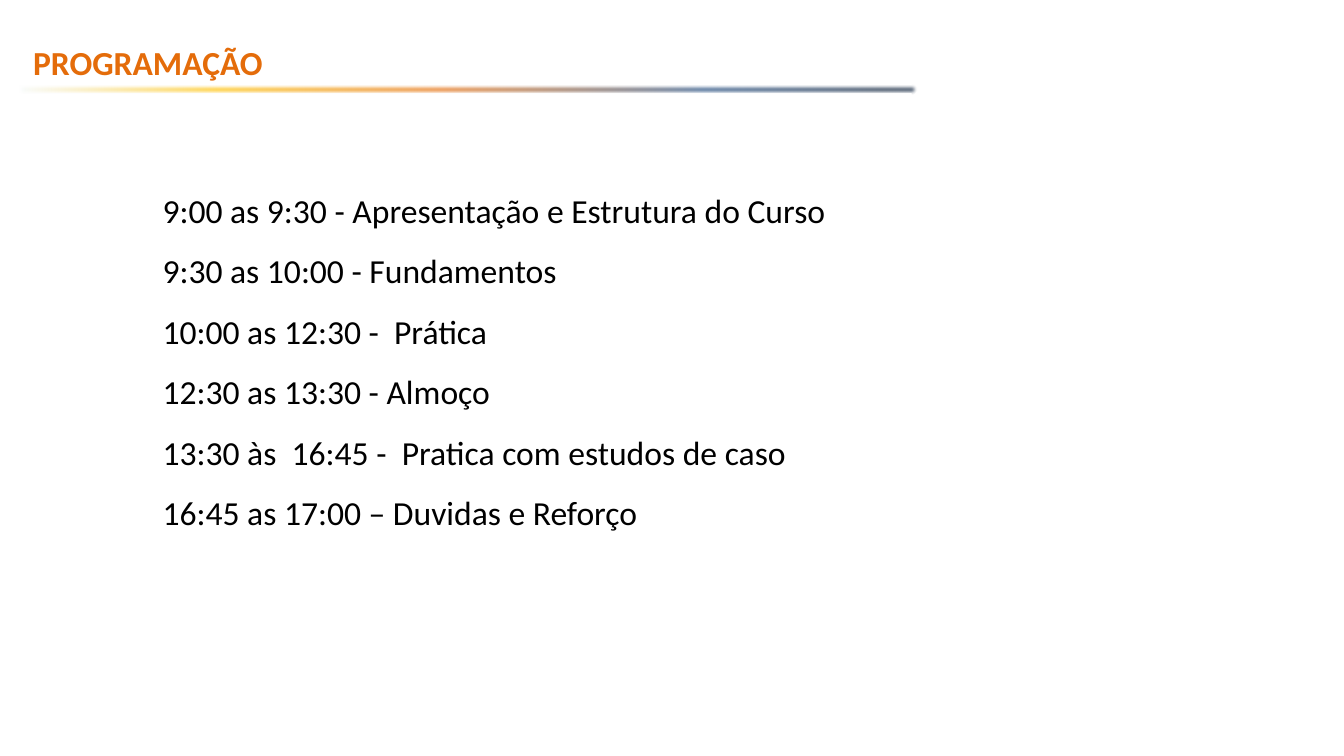
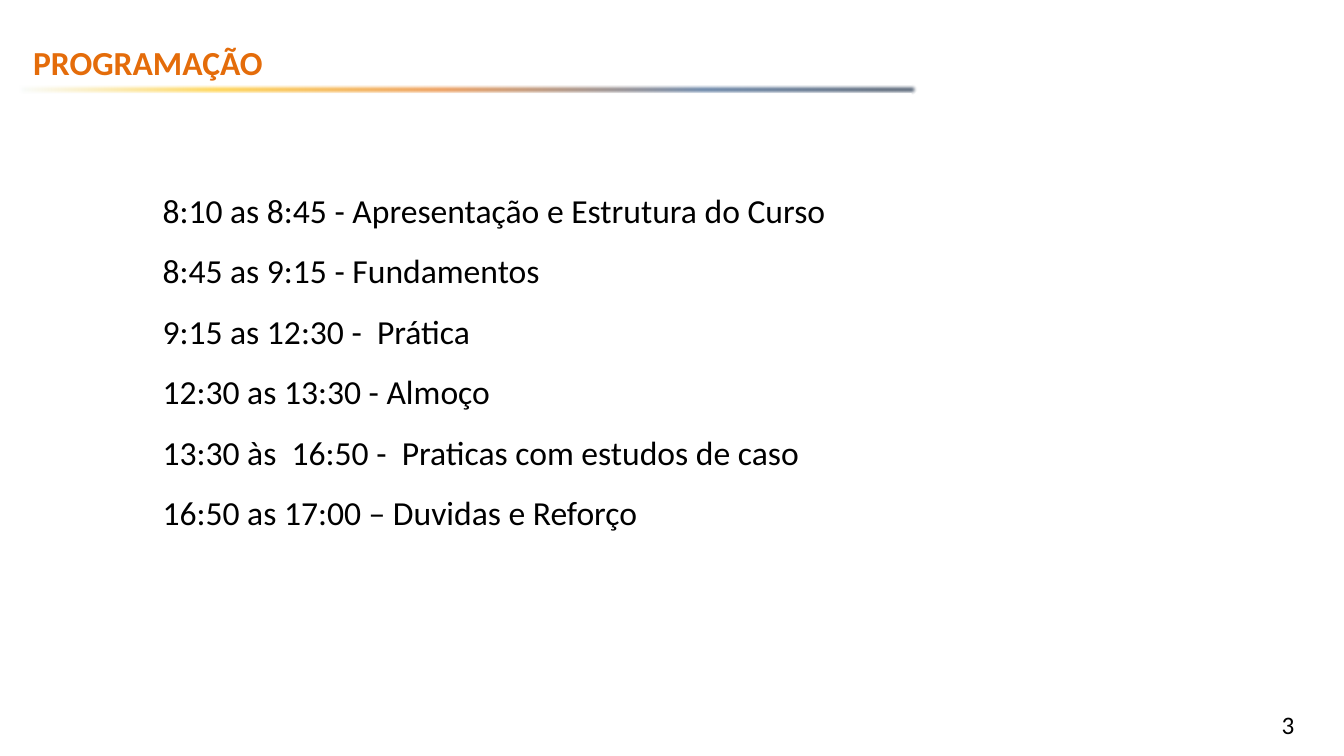
Before and after one commit to emerson-fenrir/Excel_Basico, a slide deck: slide 3 of Aula3.pptx (slide 2 before the commit). Drawn at 1344x756 pixels with LibreOffice and Linux fonts; fonts in the diff are those of the drawing; background and template pictures are left out. Boxes give left, top, right and bottom in pixels: in the first picture for what was removed or moved away, otherwise in the second. Text is boxed around its words. In the diff, an @@ line names an element or a change of style, - is before the commit and + after.

```diff
--- a/Aula3.pptx
+++ b/Aula3.pptx
@@ text at (163,199,826,345): text changed @@
-9:00 as 9:30 - Apresentação e Estrutura do Curso
-9:30 as 10:00 - Fundamentos
-10:00 as 12:30 - Prática
+8:10 as 8:45 - Apresentação e Estrutura do Curso
+8:45 as 9:15 - Fundamentos
+9:15 as 12:30 - Prática
@@ text at (163,441,799,531): text changed @@
-13:30 às 16:45 - Pratica com estudos de caso
-16:45 as 17:00 – Duvidas e Reforço
+13:30 às 16:50 - Praticas com estudos de caso
+16:50 as 17:00 – Duvidas e Reforço
@@ page number added at (1282,717,1295,734), 18 pt, text #000000 @@
+3
```
Also in this commit, not shown: 43 other slides changed, 3 slides added, 1 other file.
